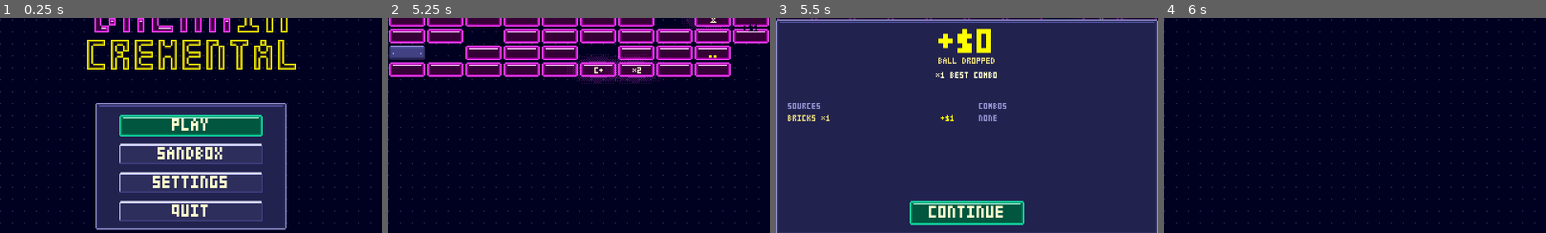
Above: before the commit, frames 1-4 (left to right).
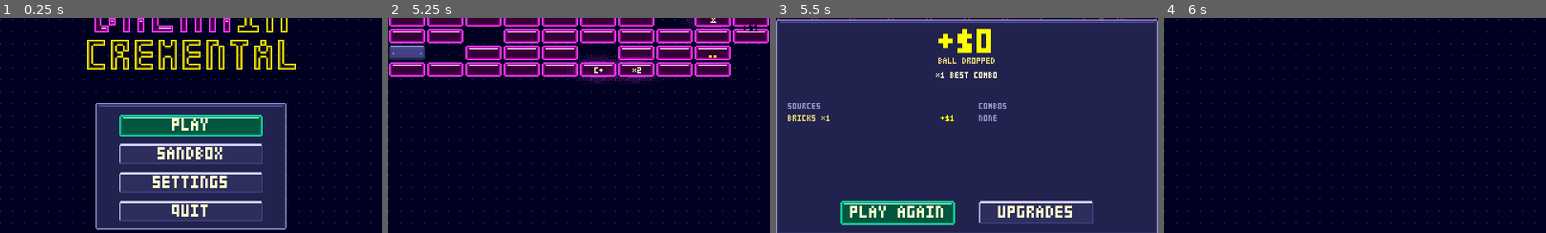
Above: after the commit, the same moments.

Repository: alpacaxander/breakin-cremental
Game: Godot game, scene res://src/main.tscn
The game is run twice, just before and just after one commit, with the same random seed, the same clock (stepped at 60 frames per second) and the same inputs.
Inputs (mouse positions are % of the whole screen's width and height, from its top left):
- Up to frame 1 (0.25 s): no input
- Up to frame 2 (5.25 s): click "PLAY" at 0.5 s; click "PLAY" at 1.25 s; click "START" at 2 s; click "1" at 2.75 s; tap Enter at 3.5 s; move the mouse to (72, 45) at 3.52 s; hold Right 3.53-4.25 s; tap Space at 3.6, 3.77, 4.07, 5.1 s; click (72, 45) at 3.67 s; drag from (30, 55) to (45, 70) at 4.27 s; move the mouse to (60, 28) at 5.02 s; hold Right from 5.03 s (still down); click (60, 28) at 5.17 s
- Up to frame 3 (5.5 s): keep holding Right
- Up to frame 4 (6 s): release Right at 5.75 s; click "CONTINUE" (after the commit: "UPGRADES") at 5.75 s
The pictures show only the part of the screen within x 25-75%, y 19-69%; the shares and areas given below are measured in that part.

Frames 1-2 are identical in both runs. In frame 3, 5.4% of the frame differs, in the area x 16-84%, y 84-97%; in frame 4, nothing differs.

Commit message:
Allow pausing during placement, offer play again or upgrades on the result panel
Escape now opens the pause dialog in placement mode too; its MENU button already left the round without a result. The result's CONTINUE splits into PLAY AGAIN (new arena.again signal, replays the level) and UPGRADES (the existing done signal, back to the shop).

Co-Authored-By: Claude Fable 5.1 <noreply@anthropic.com>

Diff:
--- a/src/arena.gd
+++ b/src/arena.gd
@@ -2,6 +2,7 @@
 ## One round: placement (place.gd), then play: paddle, ball physics, brick rules and effects, then the result (hud.gd).
 
 signal done
+signal again  # the result's PLAY AGAIN: same level, fresh round
 
 const Tuning = preload("res://src/tuning.gd")
 const Box = preload("res://src/brick.gd")
@@ -159,15 +160,15 @@
 
 ## Placement input is handled (and consumed) by place.gd first.
 func _unhandled_input(e: InputEvent) -> void:
-	if over or place.placing:
-		return
-	if e is InputEventMouseButton and e.pressed and not launched:
+	if over:
+		return
+	var key: bool = e is InputEventKey and e.pressed and not e.echo
+	if key and e.keycode == KEY_ESCAPE:
+		_pause(true)  # in placement too: the dialog's MENU then leaves the round without a result
+	elif place.placing:
+		return
+	elif not launched and (e is InputEventMouseButton and e.pressed or key and e.keycode == KEY_SPACE):
 		_launch()
-	elif e is InputEventKey and e.pressed and not e.echo:
-		if e.keycode == KEY_SPACE and not launched:
-			_launch()
-		elif e.keycode == KEY_ESCAPE:
-			_pause(true)
 
 
 # --- Pause ---
--- a/src/hud.gd
+++ b/src/hud.gd
@@ -100,5 +100,6 @@
 		y += 10
 	if runs.is_empty():
 		Ui.label(r, "NONE", 330, 150, C.rivet)
-	Ui.button(r, "CONTINUE", 272, 222, 96, 20, arena.done.emit, true)
+	Ui.button(r, "PLAY AGAIN", 214, 222, 96, 20, arena.again.emit, true, 2, "ui_start")
+	Ui.button(r, "UPGRADES", 330, 222, 96, 20, arena.done.emit)
 	add_child(r)
--- a/src/main.gd
+++ b/src/main.gd
@@ -57,6 +57,7 @@
 	var a = preload("res://src/arena.gd").new()
 	a.level = level
 	a.done.connect(_show_shop)
+	a.again.connect(_play.bind(level))
 	_swap(a)
 
 
